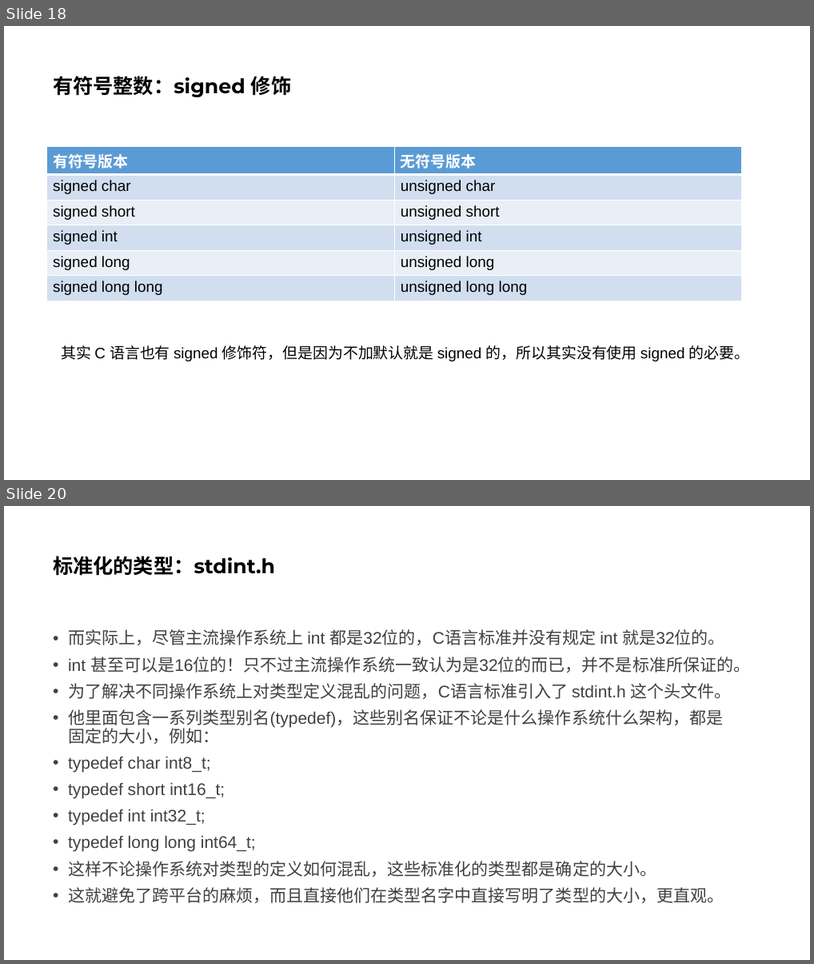
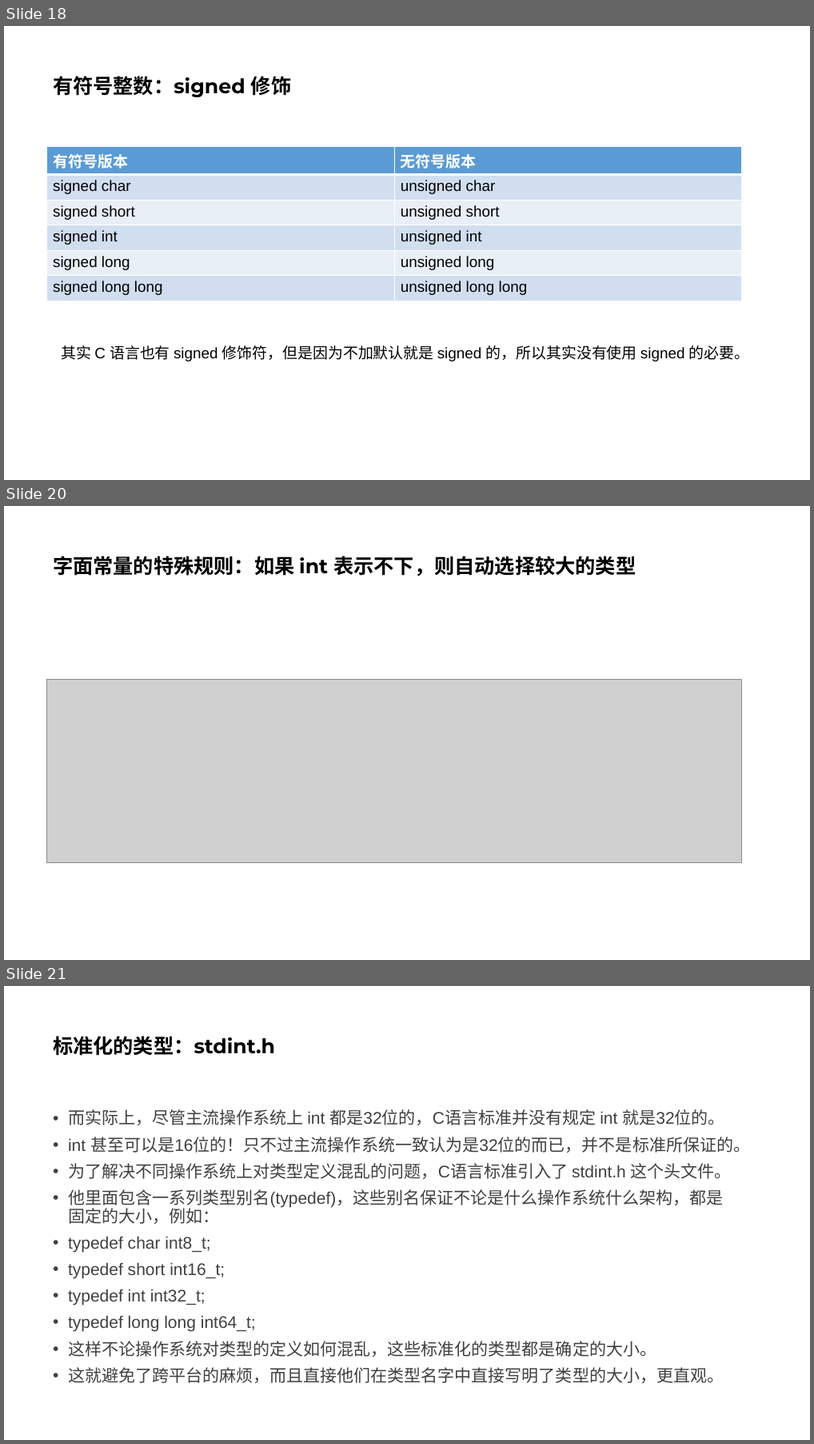
Before and after one commit to parallel101/course, a slide deck: 12/slides.pptx. Shown one above the other, each under a label of ours: slides 18 and 20 before the commit, slides 18, 20 and 21 after it; the slides between them are not shown. The pictures are 814x964 and 814x1444 pixels, drawn with LibreOffice and Linux fonts; fonts in the diff are those of the drawing; grey boxes stand for pictures. Boxes give left, top, right and bottom in pixels: in the first picture for what was removed or moved away, otherwise in the second. Text is boxed around its words. In the diff, an @@ line names an element or a change of style, - is before the commit and + after.

```diff
--- a/12/slides.pptx
+++ b/12/slides.pptx
@@ slide 20 added at (x1=4, y1=506, x2=810, y2=960), background #FFFFFF @@
@@ title added at (x1=53, y1=556, x2=636, y2=576), 24 pt, text #000000, bold @@
+字面常量的特殊规则：如果 int 表示不下，则自动选择较大的类型
@@ picture added at (x1=47, y1=679, x2=742, y2=862) @@
@@ what was slide 20 is now slide 21 @@
```
Also in this commit, not shown: 4 slides changed, 6 other slides added, 9 other files.
